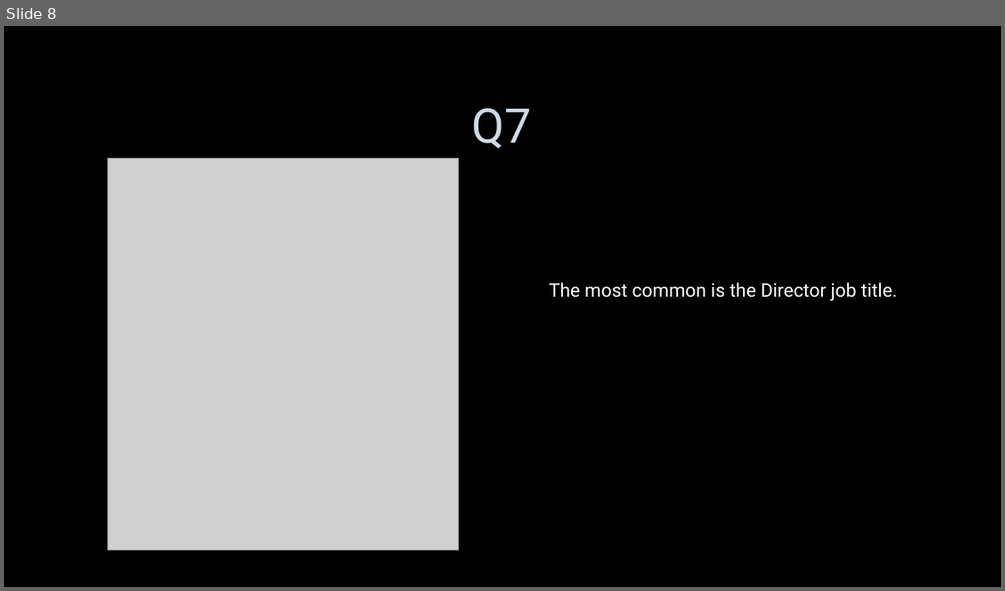
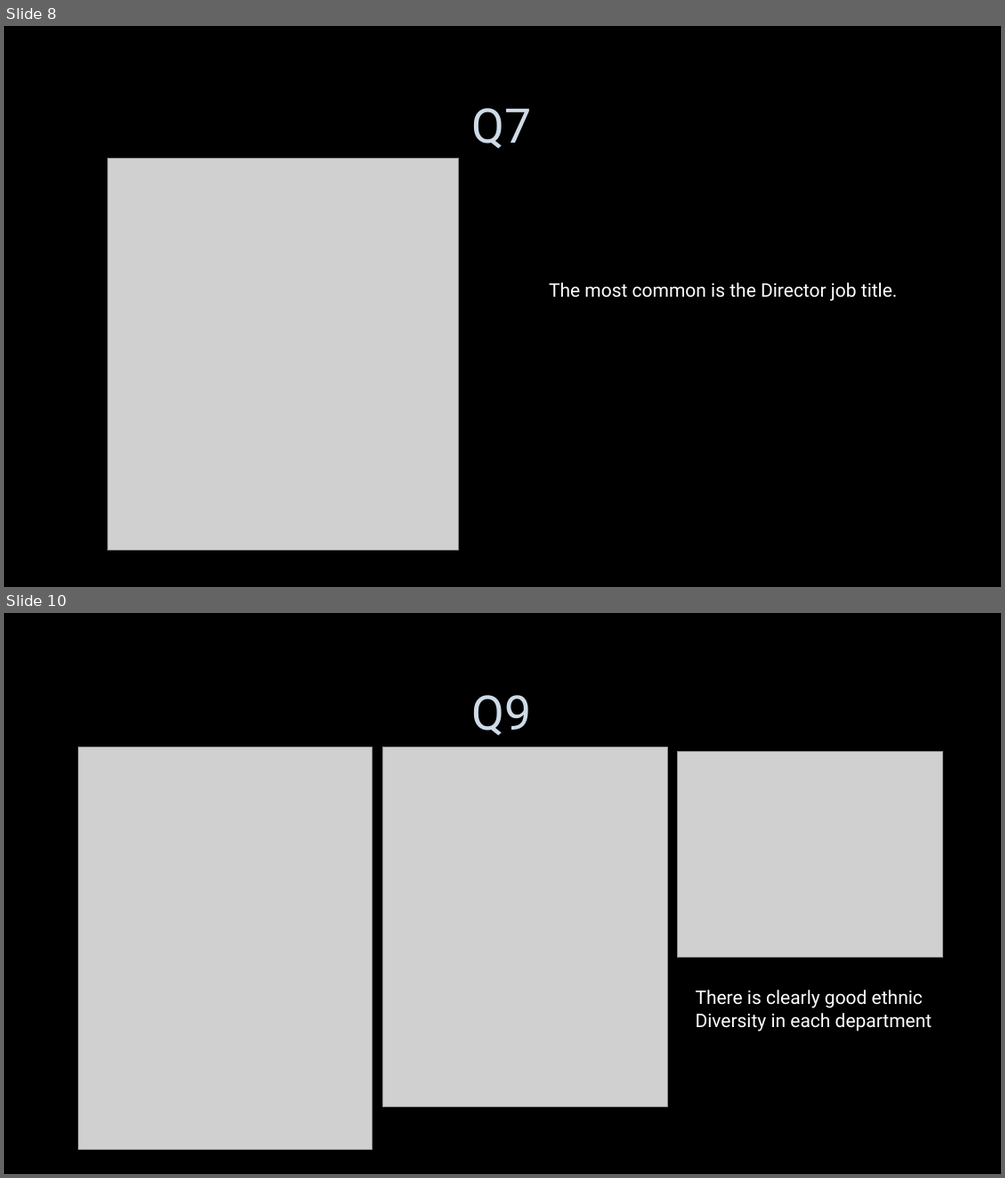
Before and after one commit to SharveshSubhashLV/AssessmentsLV, a slide deck: LVADSUSR187_SharveshSubhash.pptx. Shown one above the other, each under a label of ours: slide 8 before the commit, slides 8 and 10 after it; the slides between them are not shown. The pictures are 1005x591 and 1005x1178 pixels, drawn with LibreOffice and Linux fonts; fonts in the diff are those of the drawing; grey boxes stand for pictures; background and template pictures are left out. Boxes give left, top, right and bottom in pixels: in the first picture for what was removed or moved away, otherwise in the second. Text is boxed around its words. In the diff, an @@ line names an element or a change of style, - is before the commit and + after.

```diff
--- a/LVADSUSR187_SharveshSubhash.pptx
+++ b/LVADSUSR187_SharveshSubhash.pptx
@@ slide 10 added at box(4, 613, 1001, 1174), background picture (left out) @@
@@ title added at box(472, 695, 532, 736), 46 pt, text #CEDBE6 @@
+Q9
@@ picture added at box(79, 747, 372, 1150) @@
@@ picture added at box(382, 747, 667, 1107) @@
@@ picture added at box(678, 752, 943, 957) @@
@@ text added at box(696, 989, 932, 1031), 18 pt, text #FFFFFF @@
+There is clearly good ethnic
+Diversity in each department
```
Also in this commit, not shown: 2 other slides added, 1 slide removed.
